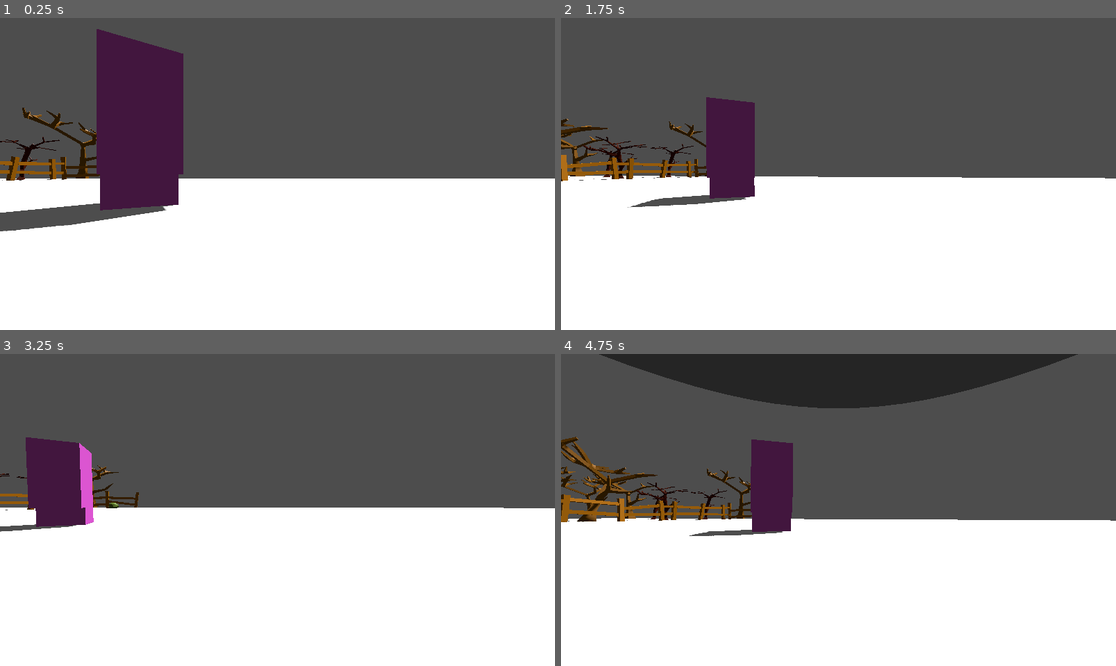
Above: before the commit, frames 1-4 (two rows, left to right).
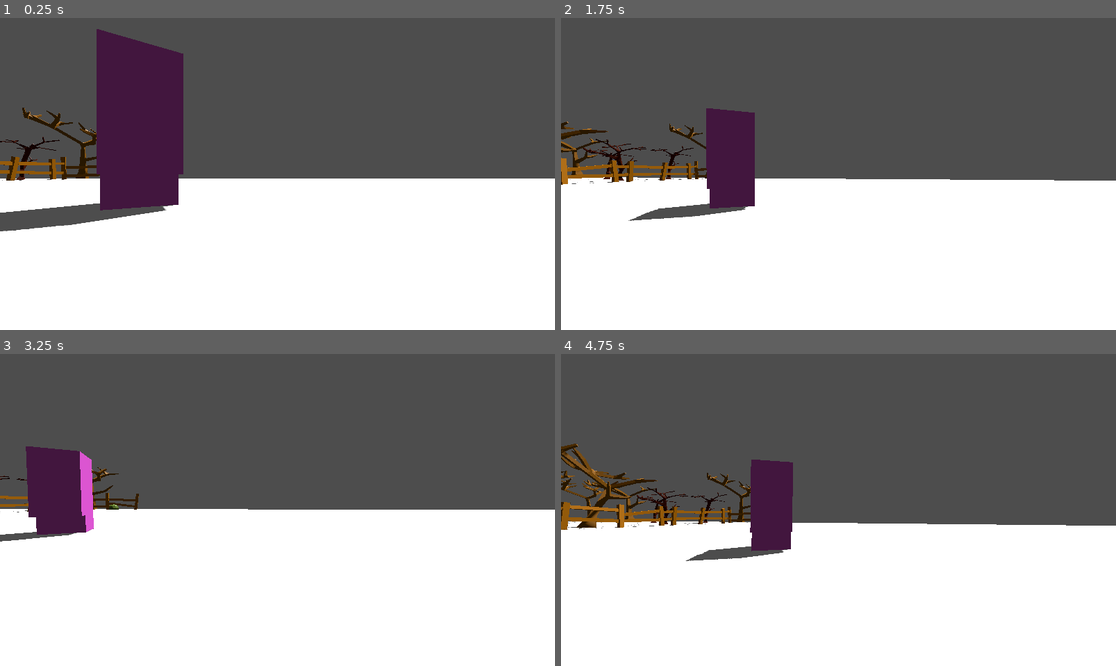
Above: after the commit, the same moments.

Repository: thedevbones/project-hillbilly
Game: Godot game, scene res://world.tscn
The game is run twice, just before and just after one commit, with the same random seed, the same clock (stepped at 60 frames per second) and the same inputs.
Inputs (mouse positions are in pixels of both pictures, inside the frame that each line leads up to):
- Up to frame 1 (0.25 s): no input
- Up to frame 2 (1.75 s): move the mouse to (866, 174) at 0.52 s; hold D (walk_right) 0.53-1.28 s; hold Ctrl (crouch) 0.53-1.28 s; tap Space (jump) at 0.77, 1.07, 1.52, 1.55 s; tap Shift (sprint) at 0.8, 1.35 s; move the mouse to (810, 174) at 1.27 s; hold S (walk_back) from 1.28 s (still down)
- Up to frame 3 (3.25 s): tap Space (jump) at 1.82, 2.1, 3.02 s; move the mouse to (288, 503) at 2.02 s; release S (walk_back) at 2.03 s; hold Ctrl (crouch) 2.03-2.78 s; hold D (walk_right) from 2.03 s (still down); move the mouse to (271, 516) at 2.77 s; tap Ctrl (crouch) at 2.85 s; tap Shift (sprint) at 3.05 s
- Up to frame 4 (4.75 s): tap Space (jump) at 3.32, 3.77, 3.8, 4.07, 4.52 s; move the mouse to (877, 513) at 3.52 s; release D (walk_right) at 3.53 s; hold Shift (sprint) 3.53-4.28 s; hold A (walk_left) from 3.53 s (still down); move the mouse to (794, 506) at 4.27 s; tap W (walk_foward) at 4.35 s; tap Ctrl (crouch) at 4.55 s

The runs differ from the first frame. In frame 1, less than 0.1% of the frame differs, in the area x 19-20%, y 4-5%; in frame 2, 3.6%; in frame 3, 1.9%; in frame 4, 15%, in the area x 0-100%, y 0-67%.

Commit message:
FER-29 Hotfix for camera
Fixed weird clipping bug when jumping

Diff:
--- a/Player.gd
+++ b/Player.gd
@@ -37,8 +37,9 @@
 		velocity.y -= gravity * delta
 
 	# Handle jump.
-	if Input.is_action_just_pressed("jump") and is_on_floor() and not is_crouching:
+	if Input.is_action_just_pressed("jump") and is_on_floor() and not is_crouching and stamina > 0:
 		velocity.y = JUMP_VELOCITY
+		stamina -= 1
 
 	# Input manager
 	if not can_sprint and not Input.is_action_pressed("sprint") and stamina >= 1:
@@ -64,20 +65,19 @@
 			is_sprinting = false
 			can_sprint = false
 	elif is_crouching:
-		$Camera3D.global_transform.origin.y = lerp($Camera3D.global_transform.origin.y, 0.5, delta * 10)
+		$Camera3D.global_transform.origin.y = lerp($Camera3D.global_transform.origin.y, global_transform.origin.y - 0.5, delta * 10)
 		speed = NORMAL_SPEED * CROUCH_MULTIPLIER
 		can_sprint = false
 		stamina += delta / 2
 		stamina = min(stamina, MAX_STAMINA)
 	else:
-		$Camera3D.global_transform.origin.y = lerp($Camera3D.global_transform.origin.y, 1.0, delta * 10)
+		$Camera3D.global_transform.origin.y = lerp($Camera3D.global_transform.origin.y, global_transform.origin.y, delta * 10)
 		$Camera3D.fov = lerp($Camera3D.fov, NORMAL_FOV, 0.1)
 		speed = NORMAL_SPEED
 		stamina += delta / 2
 		stamina = min(stamina, MAX_STAMINA)  # Clamp stamina to its maximum value
 
 	# Get the input direction and handle the movement/deceleration.
-	# As good practice, you should replace UI actions with custom gameplay actions.
 	var input_dir = Input.get_vector("walk_left", "walk_right", "walk_foward", "walk_back")
 	var direction = (transform.basis * Vector3(input_dir.x, 0, input_dir.y)).normalized()
 	if direction:
@@ -87,4 +87,5 @@
 		velocity.x = move_toward(velocity.x, 0, speed)
 		velocity.z = move_toward(velocity.z, 0, speed)
 
+	# print("sprinting: " + str(is_sprinting) + " crouching: " + str(is_crouching) + " can sprint: " + str(can_sprint) + " stamina: " + str(stamina) + " speed: " + str(speed))
 	move_and_slide()
